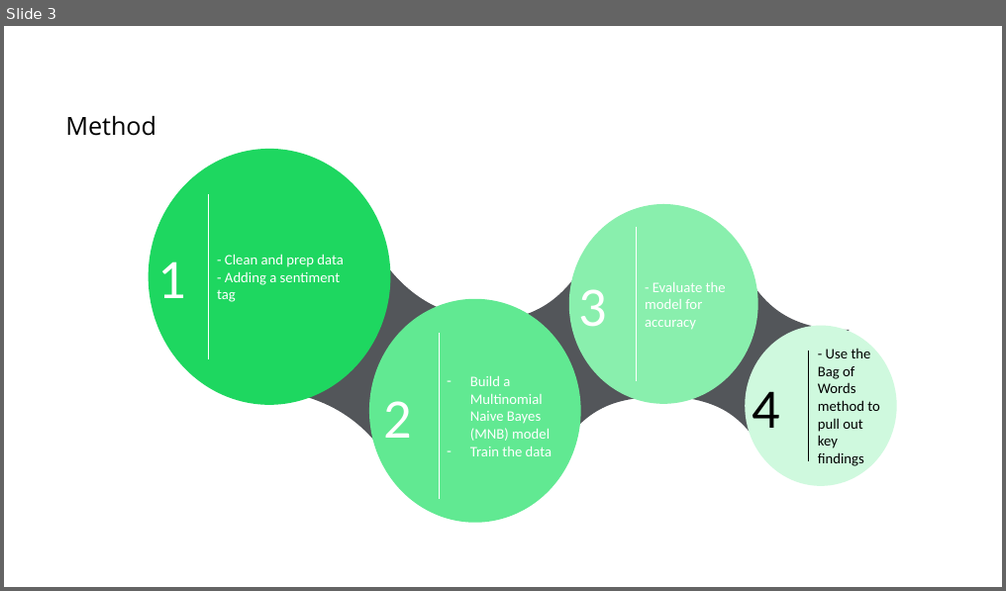
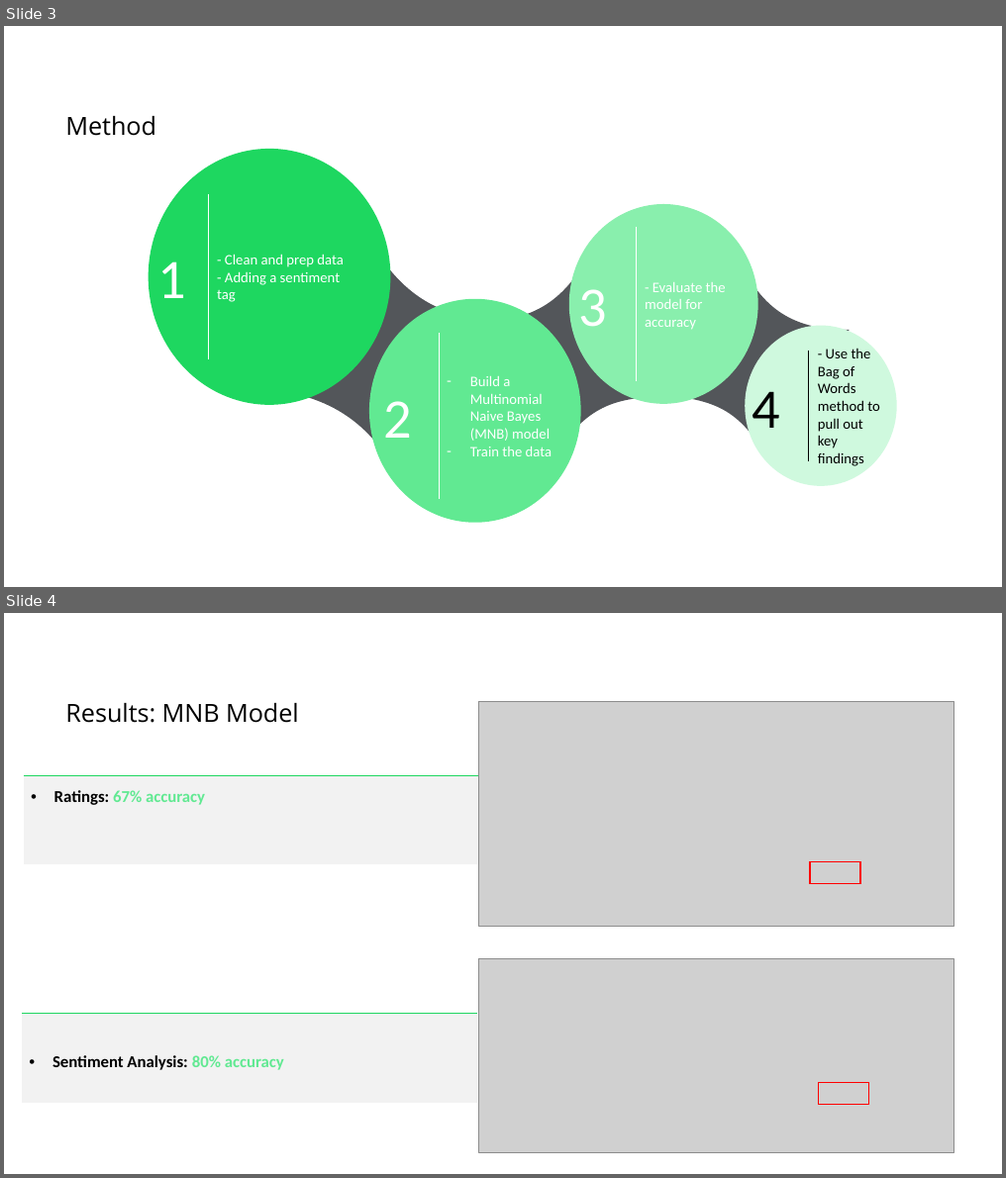
Before and after one commit to hopmiller/Capstone-Project, a slide deck: Final Presentation.pptx. Shown one above the other, each under a label of ours: slide 3 before the commit, slides 3 and 4 after it. The pictures are 1006x591 and 1006x1178 pixels, drawn with LibreOffice and Linux fonts; fonts in the diff are those of the drawing; grey boxes stand for pictures. Boxes give left, top, right and bottom in pixels: in the first picture for what was removed or moved away, otherwise in the second. Text is boxed around its words. In the diff, an @@ line names an element or a change of style, - is before the commit and + after.

```diff
--- a/Final Presentation.pptx
+++ b/Final Presentation.pptx
@@ slide 4 added at (4,613,1002,1174), background #FFFFFF @@
@@ picture added at (478,701,954,927) @@
@@ text added at (65,703,299,723), 24 pt, text #000000 @@
+Results: MNB Model
@@ table added at (24,775,479,863), 1 rows, 1 columns @@
+Ratings: 67% accuracy
@@ rectangle added at (810,861,860,883), outline #FF0000 1.5 pt @@
@@ picture added at (478,959,954,1153) @@
@@ table added at (22,1013,478,1102), 1 rows, 1 columns @@
+Sentiment Analysis: 80% accuracy
@@ rectangle added at (819,1083,868,1105), outline #FF0000 1.5 pt @@
```
Also in this commit, not shown: 1 slide changed, 1 other file.
